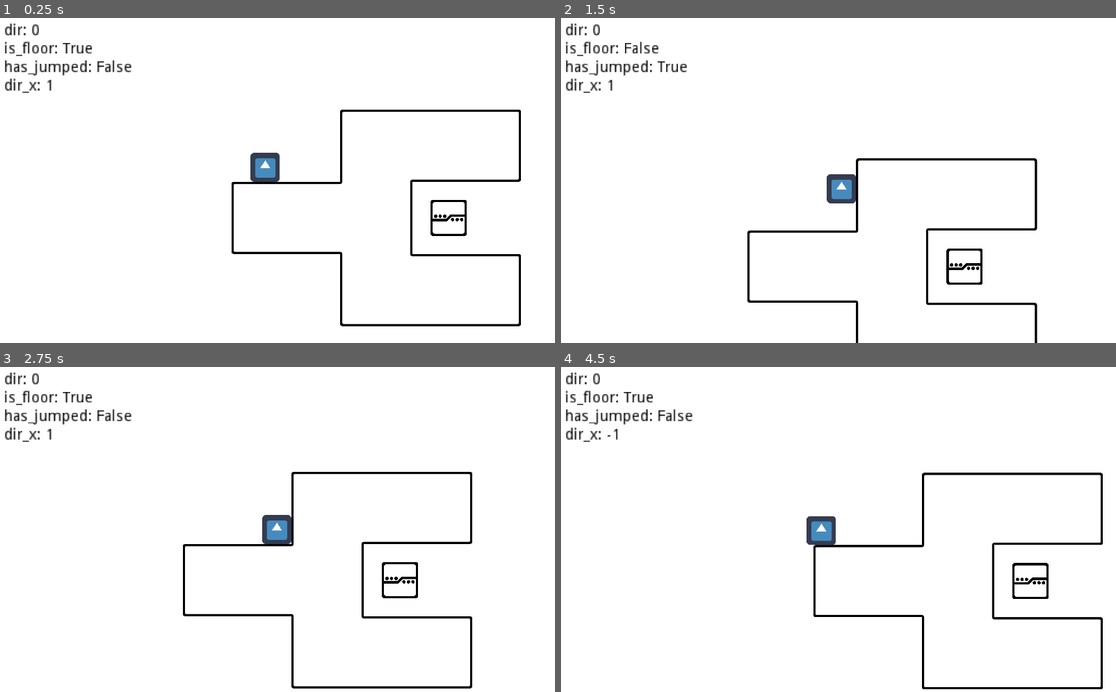
Above: before the commit, frames 1-4 (two rows, left to right).
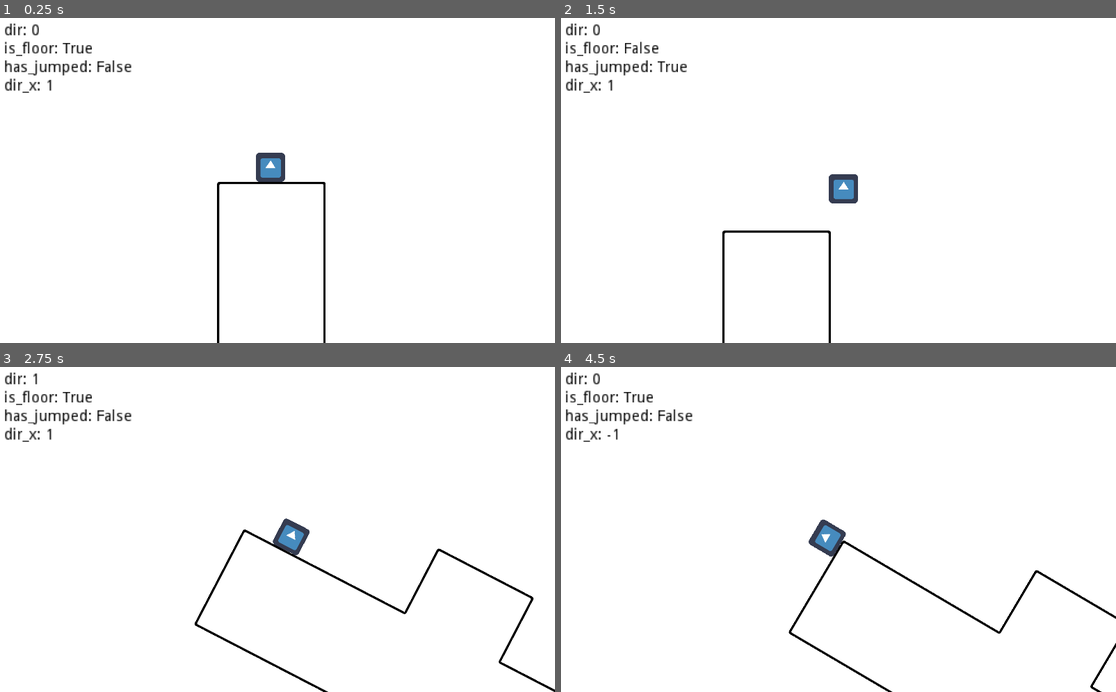
Above: after the commit, the same moments.

Repository: HarmonyHoney/ROTA
Game: Godot game, scene res://src/map/2.tscn
Two runs of this game, one before a commit and one after it. Both use one fixed random seed, a clock stepped at 60 frames per second and the inputs below. This scene is started directly instead of the project's main scene. The engine's default icon, where the game draws it, is replaced by a stand-in: a white triangle on a blue panel in a dark square.
Inputs:
- Up to frame 1 (0.25 s): no input
- Up to frame 2 (1.5 s): tap Enter at 0.5 s; hold Right (right) 0.53-1.28 s; tap C (action) at 0.6 s; tap X (jump) at 0.77 s; hold Down (down) from 1.28 s (still down); tap Q at 1.35 s
- Up to frame 3 (2.75 s): tap X (jump) at 1.52 s; release Down (down) at 2.03 s; hold Right (right) from 2.03 s (still down); tap E at 2.1 s
- Up to frame 4 (4.5 s): release Right (right) at 2.78 s; hold Up (up) 2.78-3.53 s; tap C (action) at 2.85 s; tap X (jump) at 3.02, 3.77 s; hold Left (left) from 3.53 s (still down); tap Q at 3.6 s; tap E at 4.35 s

The runs differ from the first frame. In frame 1, 2.7% of the frame differs, in the area x 39-94%, y 28-100%; in frame 2, 2.1%; in frame 3, 3.6%, in the area x 5-100%, y 1-100%; in frame 4, 3.2%.

Commit message:
beep boop Shared.gd

Diff:
--- a/project.godot
+++ b/project.godot
@@ -33,6 +33,7 @@
 [autoload]
 
 btn="*res://src/autoload/btn.gd"
+Shared="*res://src/autoload/Shared.gd"
 
 [display]
 
--- a/src/actor/Exit.gd
+++ b/src/actor/Exit.gd
@@ -12,4 +12,5 @@
 
 func _on_Area2D_body_entered(body):
 	if body.is_in_group("player"):
-		print("win")
+		Shared.advance_map(1)
+		Shared.load_map()
--- /dev/null
+++ b/src/autoload/Shared.gd
@@ -0,0 +1,46 @@
+extends Node
+
+var map_path : String = "res://src/map/"
+var maps : Array = []
+
+var current_map : int = 0
+
+func _ready():
+	print("Shared._ready(): ")
+
+	get_maps()
+
+	# current map
+	for i in maps.size():
+		if map_path + maps[i] + ".tscn" ==get_tree().current_scene.filename:
+			current_map = i
+			print("current map: ", current_map)
+
+func advance_map(arg):
+	current_map = clamp(current_map + arg, 0, maps.size() - 1)
+
+func load_map():
+	get_tree().change_scene(map_path + maps[current_map] + ".tscn")
+
+func list_folder(path):
+	var dir = Directory.new()
+	if dir.open(path) != OK:
+		print("list_folder(): '", map_path, "' not found")
+		return
+
+	var list = []
+	dir.list_dir_begin(true)
+
+	var fname = dir.get_next()
+	while fname != "":
+		list.append(fname)
+		fname = dir.get_next()
+
+	return list
+
+func get_maps():
+	maps = []
+	for i in list_folder(map_path):
+		if i.ends_with(".tscn"):
+			maps.append(i.trim_suffix(".tscn"))
+	print("get_maps(): ", maps)
--- a/src/map/2.tscn
+++ b/src/map/2.tscn
@@ -12,12 +12,12 @@
 ] instance=ExtResource( 1 )]
 
 [node name="SolidTileMap" parent="." instance=ExtResource( 2 )]
-tile_data = PoolIntArray( 6, 0, 0, 7, 0, 0, 8, 0, 0, 9, 0, 0, 10, 0, 0, 65542, 0, 0, 65543, 0, 0, 65544, 0, 0, 65545, 0, 0, 65546, 0, 0, 131075, 0, 0, 131076, 0, 0, 131077, 0, 0, 131078, 0, 0, 131079, 0, 0, 196611, 0, 0, 196612, 0, 0, 196613, 0, 0, 196614, 0, 0, 196615, 0, 0, 262150, 0, 0, 262151, 0, 0, 262152, 0, 0, 262153, 0, 0, 262154, 0, 0, 327686, 0, 0, 327687, 0, 0, 327688, 0, 0, 327689, 0, 0, 327690, 0, 0 )
+tile_data = PoolIntArray( 131075, 0, 0, 131076, 0, 0, 131077, 0, 0, 196611, 0, 0, 196612, 0, 0, 196613, 0, 0, 262147, 0, 0, 262148, 0, 0, 262149, 0, 0, 327683, 0, 0, 327684, 0, 0, 327685, 0, 0, 393219, 0, 0, 393220, 0, 0, 393221, 0, 0, 458753, 0, 0, 458754, 0, 0, 458755, 0, 0, 458756, 0, 0, 458757, 0, 0, 458758, 0, 0, 458759, 0, 0, 524289, 0, 0, 524290, 0, 0, 524291, 0, 0, 524292, 0, 0, 524293, 0, 0, 524294, 0, 0, 524295, 0, 0, 589825, 0, 0, 589826, 0, 0, 589827, 0, 0, 589828, 0, 0, 589829, 0, 0, 589830, 0, 0, 589831, 0, 0, 655363, 0, 0, 655364, 0, 0, 655365, 0, 0, 720899, 0, 0, 720900, 0, 0, 720901, 0, 0, 786435, 0, 0, 786436, 0, 0, 786437, 0, 0, 983043, 0, 0, 983044, 0, 0, 983045, 0, 0, 1048579, 0, 0, 1048580, 0, 0, 1048581, 0, 0, 1114115, 0, 0, 1114116, 0, 0, 1114117, 0, 0 )
 
 [node name="Actors" type="Node2D" parent="."]
 
 [node name="Player" parent="Actors" instance=ExtResource( 3 )]
-position = Vector2( 393.327, 148.512 )
+position = Vector2( 447.272, 148.671 )
 
 [node name="Exit" parent="Actors" instance=ExtResource( 4 )]
-position = Vector2( 900, 300 )
+position = Vector2( 450, 1900 )
--- a/src/map/3.tscn
+++ b/src/map/3.tscn
@@ -12,12 +12,12 @@
 ] instance=ExtResource( 1 )]
 
 [node name="SolidTileMap" parent="." instance=ExtResource( 2 )]
-tile_data = PoolIntArray( -131066, 0, 0, -131065, 0, 0, -131064, 0, 0, -131063, 0, 0, -131062, 0, 0, -131061, 0, 0, -65530, 0, 0, -65529, 0, 0, -65528, 0, 0, -65527, 0, 0, -65526, 0, 0, -65525, 0, 0, 6, 0, 0, 7, 0, 0, 8, 0, 0, 65542, 0, 0, 65543, 0, 0, 65544, 0, 0, 131075, 0, 0, 131076, 0, 0, 131077, 0, 0, 131078, 0, 0, 131079, 0, 0, 131080, 0, 0, 196611, 0, 0, 196612, 0, 0, 196613, 0, 0, 196614, 0, 0, 196615, 0, 0, 196616, 0, 0, 262147, 0, 0, 262148, 0, 0, 262149, 0, 0, 262150, 0, 0, 262151, 0, 0, 262152, 0, 0, 327686, 0, 0, 327687, 0, 0, 327688, 0, 0, 393222, 0, 0, 393223, 0, 0, 393224, 0, 0, 458758, 0, 0, 458759, 0, 0, 458760, 0, 0, 458761, 0, 0, 458762, 0, 0, 458763, 0, 0, 524294, 0, 0, 524295, 0, 0, 524296, 0, 0, 524297, 0, 0, 524298, 0, 0, 524299, 0, 0 )
+tile_data = PoolIntArray( -65527, 0, 0, -65526, 0, 0, -65525, 0, 0, 9, 0, 0, 10, 0, 0, 11, 0, 0, 65545, 0, 0, 65546, 0, 0, 65547, 0, 0, 131074, 0, 0, 131075, 0, 0, 131076, 0, 0, 196610, 0, 0, 196611, 0, 0, 196612, 0, 0, 262146, 0, 0, 262147, 0, 0, 262148, 0, 0 )
 
 [node name="Actors" type="Node2D" parent="."]
 
 [node name="Player" parent="Actors" instance=ExtResource( 3 )]
-position = Vector2( 413.508, 138.421 )
+position = Vector2( 354.039, 142.314 )
 
 [node name="Exit" parent="Actors" instance=ExtResource( 4 )]
-position = Vector2( 1000, 350 )
+position = Vector2( 1300, 50 )
--- a/src/map/4.tscn
+++ /dev/null
@@ -1,37 +0,0 @@
-[gd_scene load_steps=7 format=2]
-
-[ext_resource path="res://src/stage/Camera2D.tscn" type="PackedScene" id=1]
-[ext_resource path="res://src/stage/SolidTileMap.tscn" type="PackedScene" id=2]
-[ext_resource path="res://src/actor/Player.tscn" type="PackedScene" id=3]
-[ext_resource path="res://src/actor/Exit.tscn" type="PackedScene" id=4]
-[ext_resource path="res://src/actor/Lock.tscn" type="PackedScene" id=5]
-[ext_resource path="res://src/actor/Key.tscn" type="PackedScene" id=6]
-
-[node name="Node2D" type="Node2D"]
-
-[node name="Camera2D" parent="." groups=[
-"game_camera",
-] instance=ExtResource( 1 )]
-
-[node name="SolidTileMap" parent="." instance=ExtResource( 2 )]
-tile_data = PoolIntArray( -131067, 0, 0, -131066, 0, 0, -131065, 0, 0, -131064, 0, 0, -131063, 0, 0, -131062, 0, 0, -65531, 0, 0, -65530, 0, 0, -65529, 0, 0, -65528, 0, 0, -65527, 0, 0, -65526, 0, 0, 9, 0, 0, 10, 0, 0, 65545, 0, 0, 65546, 0, 0, 131081, 0, 0, 131082, 0, 0, 196608, 0, 0, 196609, 0, 0, 196610, 0, 0, 196611, 0, 0, 196612, 0, 0, 196613, 0, 0, 196614, 0, 0, 196615, 0, 0, 196616, 0, 0, 196617, 0, 0, 196618, 0, 0, 262144, 0, 0, 262145, 0, 0, 262146, 0, 0, 262147, 0, 0, 262148, 0, 0, 262149, 0, 0, 262150, 0, 0, 262151, 0, 0, 262152, 0, 0, 262153, 0, 0, 262154, 0, 0, 327680, 0, 0, 327681, 0, 0, 327682, 0, 0, 327683, 0, 0, 327684, 0, 0, 327685, 0, 0, 327686, 0, 0, 327687, 0, 0, 327688, 0, 0, 327689, 0, 0, 327690, 0, 0 )
-
-[node name="Actors" type="Node2D" parent="."]
-
-[node name="Player" parent="Actors" instance=ExtResource( 3 )]
-position = Vector2( 346.16, 221.483 )
-
-[node name="Exit" parent="Actors" instance=ExtResource( 4 )]
-position = Vector2( 750, 150 )
-
-[node name="Lock" parent="Actors" instance=ExtResource( 5 )]
-position = Vector2( 550, 50 )
-
-[node name="Lock2" parent="Actors" instance=ExtResource( 5 )]
-position = Vector2( 550, 150 )
-
-[node name="Lock3" parent="Actors" instance=ExtResource( 5 )]
-position = Vector2( 550, 250 )
-
-[node name="Key" parent="Actors" instance=ExtResource( 6 )]
-position = Vector2( 750, -250 )
